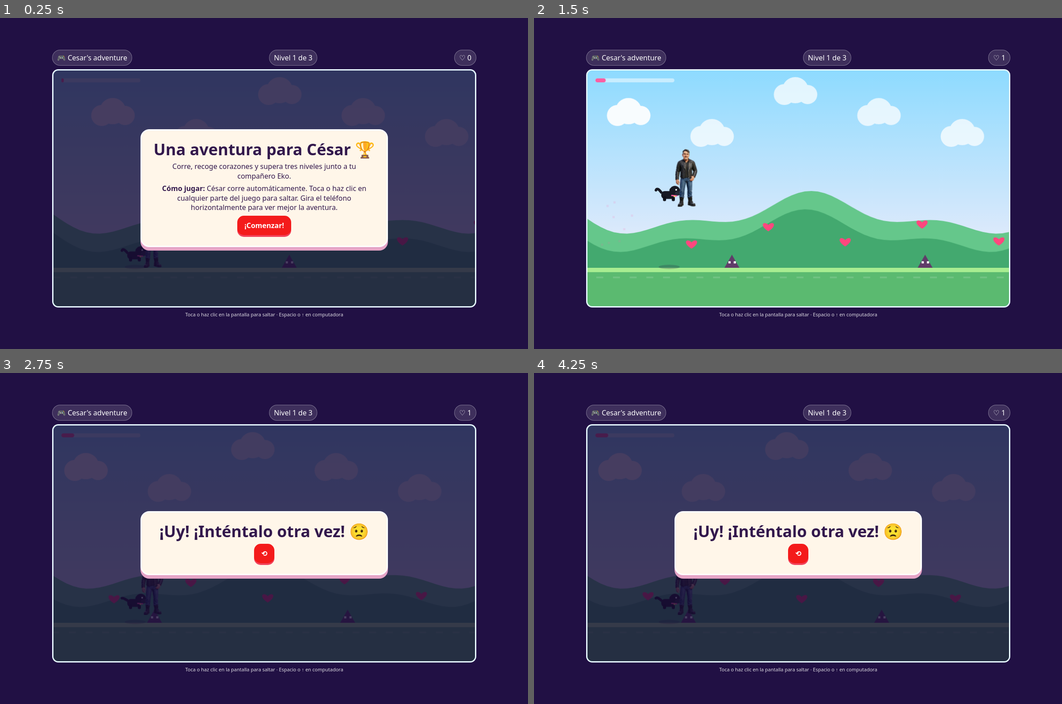
Above: before the commit, frames 1-4 (two rows, left to right).
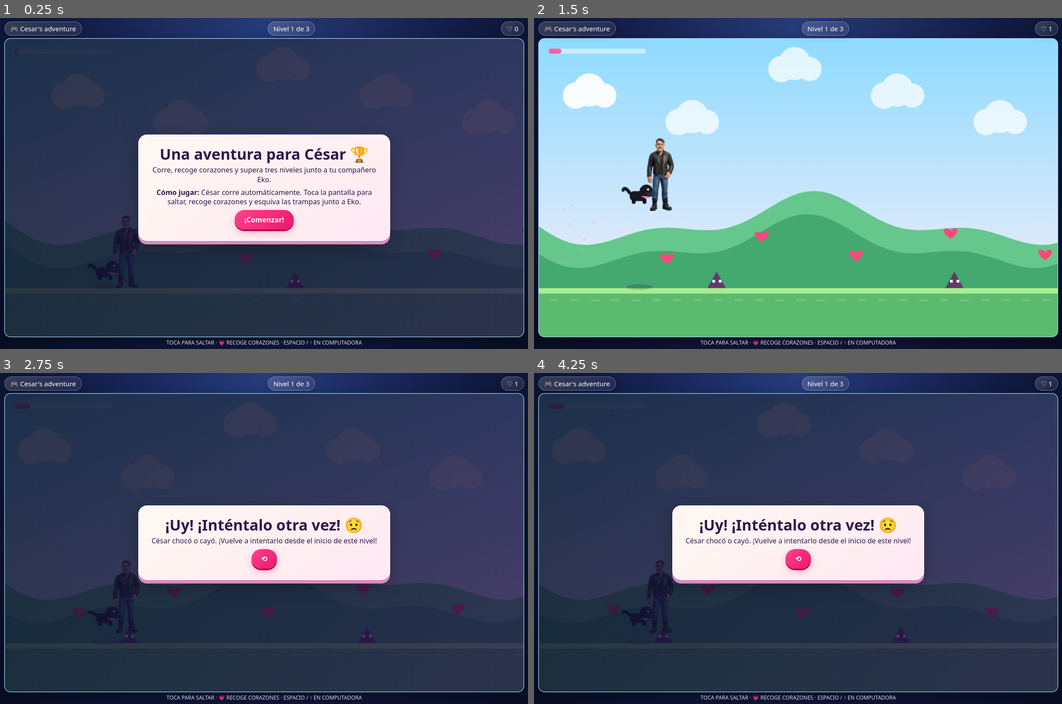
Above: after the commit, the same moments.

Repository: rocijm12345-cloud/CesarGame
Game: browser game, page index.html
The game is run twice, just before and just after one commit, with the same random seed, the same clock (stepped at 60 frames per second) and the same inputs.
Inputs:
- Up to frame 1 (0.25 s): no input
- Up to frame 2 (1.5 s): click "¡Comenzar!" at 0.27 s; hold Up 1.03-1.33 s; tap Space at 1.1 s; hold Up from 1.38 s (still down)
- Up to frame 3 (2.75 s): tap Space at 1.6, 2.1, 2.6 s; release Up at 1.62 s; hold Up 1.67-1.97 s; hold Up 2.02-2.25 s; hold Up 2.3-2.6 s; hold Up from 2.65 s (still down)
- Up to frame 4 (4.25 s): release Up at 2.88 s; hold Up 2.93-3.23 s; tap Space at 3.1, 3.6, 4.1 s; hold Up 3.28-3.52 s; hold Up 3.57-3.87 s; hold Up 3.92-4.15 s; hold Up from 4.2 s (still down)

The runs differ from the first frame. In frame 1, 45% of the frame differs, in the area x 0-100%, y 0-100%; in frame 2, 51%; in frame 3, 44%; in frame 4, 44%.

Commit message:
index.html

Diff:
--- a/index.html
+++ b/index.html
@@ -2,43 +2,47 @@
 <html lang="es"><head><meta charset="utf-8"><meta name="viewport" content="width=device-width,initial-scale=1,maximum-scale=1,user-scalable=no"><meta name="theme-color" content="#211044"><title>La aventura de César 💖</title>
 <style>
 *{box-sizing:border-box}
-html,body{margin:0;width:100%;min-height:100%;background:#211044;color:#fff;font-family:system-ui,sans-serif;overscroll-behavior:none}
-body{min-height:100dvh;overflow:hidden;touch-action:pan-y}
-#wrap{width:100%;min-height:100dvh;height:100dvh;display:flex;flex-direction:column;align-items:center;justify-content:center;gap:8px;padding:8px}
-#top{width:min(100%,960px);display:flex;justify-content:space-between;align-items:center;gap:8px;flex:0 0 auto}
-.pill{background:#ffffff22;border:1px solid #ffffff55;border-radius:20px;padding:6px 10px;font-size:clamp(11px,2.5vw,16px);white-space:nowrap}
-#gamebox{position:relative;width:min(100%,960px);aspect-ratio:16/9;max-height:76dvh;border:3px solid #ffffffc9;border-radius:14px;overflow:hidden;background:#8edbff;flex:0 1 auto;touch-action:manipulation}
+html,body{margin:0;width:100%;height:100%;background:#080d24;color:#fff;font-family:system-ui,sans-serif;overscroll-behavior:none}
+body{overflow:hidden;touch-action:none}
+#wrap{position:fixed;inset:0;width:100%;height:100%;height:100dvh;display:grid;grid-template-rows:auto minmax(0,1fr) auto;align-items:stretch;gap:5px;padding:5px 8px calc(5px + env(safe-area-inset-bottom));background:radial-gradient(ellipse at top,#253c7c 0%,#111a42 55%,#080d24 100%)}
+#top{width:100%;display:flex;justify-content:space-between;align-items:center;gap:7px;min-width:0;z-index:2}
+.pill{background:linear-gradient(135deg,#ffffff2b,#ffffff12);border:1px solid #ffffff55;border-radius:999px;padding:5px 12px;font-size:clamp(10px,1.7vw,15px);white-space:nowrap;overflow:hidden;text-overflow:ellipsis;box-shadow:0 3px 14px #0002;backdrop-filter:blur(8px)}
+#gamebox{position:relative;width:100%;height:100%;min-height:0;max-height:none;aspect-ratio:auto;border:1px solid #ffffff55;border-radius:12px;overflow:hidden;background:#8edbff;box-shadow:0 0 0 1px #7cecff35,0 8px 28px #0005;touch-action:manipulation}
 canvas{width:100%;height:100%;display:block;object-fit:fill}
-#overlay{position:absolute;inset:0;background:#180b36c9;display:flex;align-items:center;justify-content:center;padding:10px;text-align:center;overflow-y:auto;overscroll-behavior:contain}
+#overlay{position:absolute;inset:0;background:linear-gradient(135deg,#08122bd9,#201044c9);display:flex;align-items:center;justify-content:center;padding:clamp(8px,2vw,22px);text-align:center;overflow-y:auto;overscroll-behavior:contain}
 #overlay.hidden{display:none}
-.panel{width:min(100%,560px);max-height:100%;overflow-y:auto;overscroll-behavior:contain;background:#fff6e9;color:#32184c;border:3px solid white;border-radius:20px;padding:clamp(10px,2.5vw,24px);box-shadow:0 8px 0 #e6a5c7;margin:auto}
-h1{font-size:clamp(19px,4.6vw,36px);line-height:1.08;margin:0 0 8px}
-p{font-size:clamp(12px,2.1vw,16px);line-height:1.35;margin:7px 0}
-button{font:inherit;font-weight:bold;border:0;border-radius:15px;padding:11px 16px;background:#f41b1b;color:white;box-shadow:0 4px #f2435b;touch-action:manipulation;cursor:pointer}
-button:active{transform:translateY(2px)}
-#hint{font-size:11px;opacity:.85;text-align:center;flex:0 0 auto}
-@media(max-width:600px) and (orientation:portrait){
- #wrap{justify-content:flex-start;gap:6px;padding:calc(6px + env(safe-area-inset-top)) 5px calc(6px + env(safe-area-inset-bottom))}
- #top{gap:4px}.pill{font-size:10px;padding:5px 7px}
- #gamebox{width:100%;max-height:none;flex:0 0 auto}
- #hint{font-size:10px}
- #overlay{padding:7px}
- .panel{max-height:calc(100dvh - 24px);padding:10px 12px;border-radius:16px}
- h1{font-size:clamp(19px,5.5vw,26px);margin-bottom:5px}
- p{font-size:clamp(11px,3.2vw,14px);line-height:1.28;margin:5px 0}
- #panelBtn,#startBtn{padding:9px 13px;font-size:13px}
+.panel{width:min(100%,570px);max-height:100%;overflow-y:auto;overscroll-behavior:contain;background:linear-gradient(145deg,#fff9f1,#ffe8f3);color:#32184c;border:2px solid #fff;border-radius:20px;padding:clamp(12px,2.3vw,24px);box-shadow:0 8px 0 #d78dbb,0 16px 35px #0004;margin:auto}
+h1{font-size:clamp(19px,4.1vw,34px);line-height:1.08;margin:0 0 8px}
+p{font-size:clamp(12px,1.8vw,16px);line-height:1.35;margin:7px 0}
+button{font:inherit;font-weight:800;border:0;border-radius:999px;padding:11px 22px;background:linear-gradient(135deg,#ff438d,#ec176b);color:white;box-shadow:0 4px 0 #b30c50,0 8px 18px #ed176b44;touch-action:manipulation;cursor:pointer}
+button:active{transform:translateY(2px);box-shadow:0 2px 0 #b30c50}
+#hint{font-size:clamp(9px,1.35vw,12px);opacity:.85;text-align:center;line-height:1.2;white-space:nowrap;overflow:hidden;text-overflow:ellipsis}
+#rotateScreen{display:none;position:fixed;inset:0;z-index:99;background:radial-gradient(ellipse at top,#253c7c,#080d24 75%);align-items:center;justify-content:center;text-align:center;padding:28px}
+.rotate-card{max-width:330px}
+.rotate-icon{font-size:clamp(56px,18vw,90px);line-height:1.3;display:inline-block;animation:turnphone 1.8s ease-in-out infinite}
+@keyframes turnphone{0%,20%{transform:rotate(0)}60%,85%{transform:rotate(90deg)}100%{transform:rotate(90deg)}}
+.rotate-card h1{font-size:25px;margin:12px 0}
+.rotate-card p{font-size:15px;color:#e3e8ff}
+@media (orientation:portrait) and (max-width:900px){
+ #rotateScreen{display:flex}
+ #wrap{visibility:hidden}
 }
-@media(orientation:landscape) and (max-height:600px){
- #wrap{height:100dvh;min-height:0;gap:3px;padding:4px 8px}
- #top{font-size:12px}
- #gamebox{width:min(100%,calc((100dvh - 65px)*16/9));max-height:calc(100dvh - 65px);flex:1 1 auto;min-height:0}
- #hint{font-size:10px}
- #overlay{padding:6px}
- .panel{max-height:100%;padding:9px 14px}
- h1{font-size:clamp(18px,4vh,27px);margin-bottom:4px}
- p{font-size:clamp(11px,2.5vh,14px);line-height:1.25;margin:4px 0}
+@media (orientation:landscape) and (max-height:500px){
+ #wrap{gap:3px;padding:3px 7px calc(3px + env(safe-area-inset-bottom))}
+ #top{gap:5px}
+ .pill{padding:4px 9px;font-size:clamp(10px,2.1vh,13px)}
+ #gamebox{border-radius:8px}
+ #hint{font-size:9px}
+ .panel{padding:8px 14px;border-radius:15px}
+ h1{font-size:clamp(17px,5vh,25px);margin-bottom:4px}
+ p{font-size:clamp(11px,2.6vh,14px);line-height:1.22;margin:4px 0}
+ button{padding:8px 18px}
 }
-</style></head><body><div id="wrap"><div id="top"><span class="pill">🎮 Cesar's adventure</span><span class="pill" id="levelLabel">Nivel 1 de 3</span><span class="pill" id="scoreLabel">♡ 0</span></div><div id="gamebox"><canvas id="game" width="960" height="540" aria-label="Videojuego de plataformas"></canvas><div id="overlay"><div class="panel"><h1>Una aventura para César 🏆</h1><p>Corre, recoge corazones y supera tres niveles junto a tu compañero Eko.</p><p><b>Cómo jugar:</b> César corre automáticamente. Toca o haz clic en cualquier parte del juego para saltar. Gira el teléfono horizontalmente para ver mejor la aventura.</p><button id="startBtn">¡Comenzar!</button></div></div></div><div id="hint">Toca o haz clic en la pantalla para saltar · Espacio o ↑ en computadora</div></div>
+@media (orientation:landscape) and (min-width:700px){
+ #wrap{padding:8px 12px calc(7px + env(safe-area-inset-bottom));gap:6px}
+ #gamebox{border-radius:14px}
+}
+</style></head><body><div id="wrap"><div id="top"><span class="pill">🎮 Cesar's adventure</span><span class="pill" id="levelLabel">Nivel 1 de 3</span><span class="pill" id="scoreLabel">♡ 0</span></div><div id="gamebox"><canvas id="game" width="960" height="540" aria-label="Videojuego de plataformas"></canvas><div id="overlay"><div class="panel"><h1>Una aventura para César 🏆</h1><p>Corre, recoge corazones y supera tres niveles junto a tu compañero Eko.</p><p><b>Cómo jugar:</b> César corre automáticamente. Toca la pantalla para saltar, recoge corazones y esquiva las trampas junto a Eko.</p><button id="startBtn">¡Comenzar!</button></div></div></div><div id="hint">TOCA PARA SALTAR · 💗 RECOGE CORAZONES · ESPACIO / ↑ EN COMPUTADORA</div></div><div id="rotateScreen"><div class="rotate-card"><div class="rotate-icon">📱</div><h1>¡Gira tu teléfono! 💖</h1><p>Esta aventura se juega en horizontal para que César y Eko tengan todo el espacio para correr.</p></div></div>
 <script>
 (()=>{
 const canvas=document.getElementById('game'),ctx=canvas.getContext('2d');
@@ -95,7 +99,14 @@
 function birthday(){running=false;finished=true;for(let i=0;i<180;i++)particles.push({x:camera+Math.random()*W,y:-Math. …(512 unchanged characters)…
 function begin(){score=0;levelStartScore=0;finished=false;particles=[];keys={jump:false,left:false,right:false};buildLevel(1);scoreLabel.textContent='♡ 0';overlay.classList.add('hidden');running=true;last=performance.now()}
 function retryCurrentLevel(){score=levelStartScore;scoreLabel.textContent='♡ '+score;finished=false;particles=[];keys={jump:false,left:false,right:false};buildLevel(level);overlay.classList.add('hidden');running=true;last=performance.now()}
-document.getElementById('startBtn').onclick=begin;
+async function preparePlay(){
+ try{if(document.documentElement.requestFullscreen && !document.fullscreenElement) await document.documentElement.requestFullscreen();}
+ catch(e){}
+ try{if(screen.orientation && screen.orientation.lock) await screen.orientation.lock('landscape');}
+ catch(e){}
+ begin();
+}
+document.getElementById('startBtn').onclick=preparePlay;
 function jump(){if(!running||finished)return;if(onGround){vy=-650;onGround=false}}
 // Un solo toque/clic en cualquier parte del área de juego provoca el salto.
 const gamebox=document.getElementById('gamebox');
@@ -112,7 +123,7 @@
  if(!running||finished)return;
  running=false;finished=true;
  showPanel('¡Uy! ¡Inténtalo otra vez! 😟',
- '',
+ '<p>César chocó o cayó. ¡Vuelve a intentarlo desde el inicio de este nivel!</p>',
  '⟲',retryCurrentLevel);
 }
 
